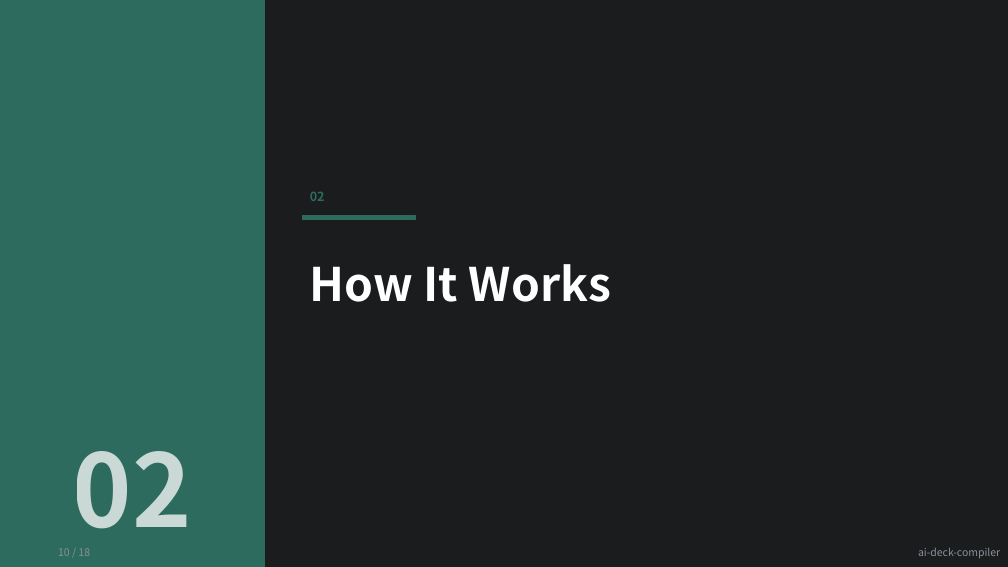
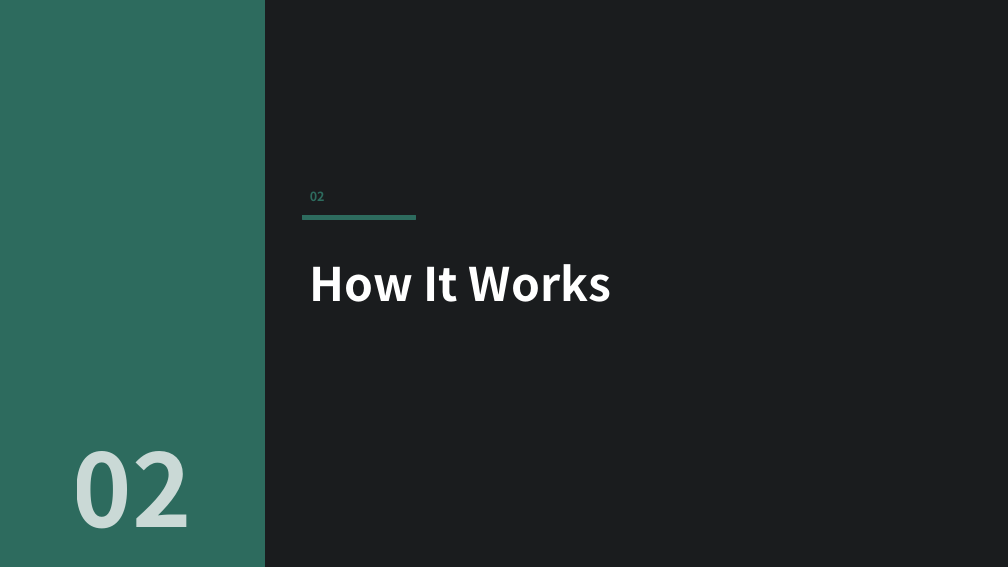
Before and after one commit to kyungseo/ai-deck-compiler, a slide deck: slide 10 of examples/results/showcase-teal-dark.pptx. Drawn at 1008x567 pixels with LibreOffice and Linux fonts; fonts in the diff are those of the drawing. Boxes give left, top, right and bottom in pixels: in the first picture for what was removed or moved away, otherwise in the second. Text is boxed around its words. In the diff, an @@ line names an element or a change of style, - is before the commit and + after.

```diff
--- a/examples/results/showcase-teal-dark.pptx
+++ b/examples/results/showcase-teal-dark.pptx
@@ text removed at box(58, 548, 90, 556) @@
-10 / 18
@@ text removed at box(918, 548, 1000, 559) @@
-ai-deck-compiler
```
Also in this commit, not shown: 1 other slide changed, 3 other files.
